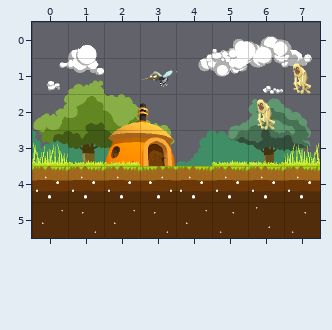
Two states of a Tiled map, Source/Assets/Levels/home.tmx. Above: the version before the commit.
Cells are 64x64 px. Shown: x 0..7, y 0..5.
Once edited:
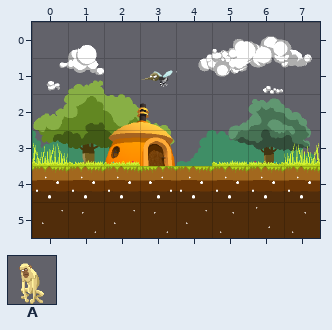
Key: from "PLANCHA3": A 1.
Objects are placed by their top-left corner, in cells (3,4 is the top-left corner of cell 3,4); size is 1x1 cell unless given.
Edits made:
Layer "Capa de Objetos 1":
removed: A "monoco" at 7,1
removed: A "Mono" at 6,2
Changed places in both pictures, as pixel boxes (x1, y1, x2, y2):
removed: (256, 63, 311, 130)
